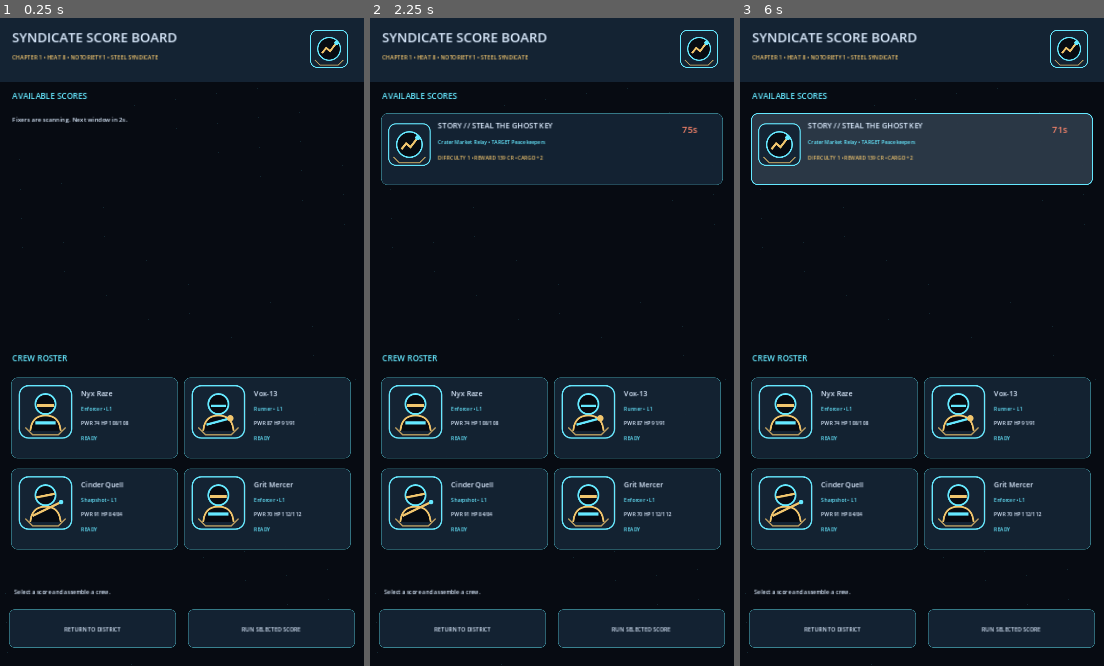
Above: before the commit, frames 1-3 (left to right).
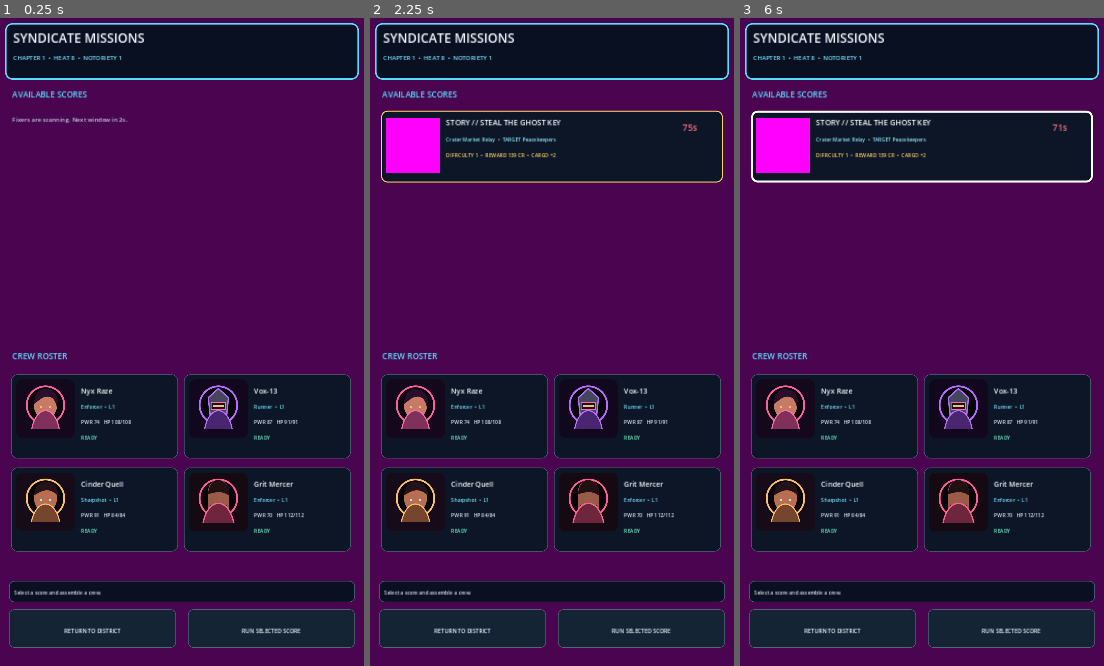
Above: after the commit, the same moments.

Repository: POTD725/Syndicate-Rising
Game: Godot game, scene res://scenes/SyndicateScores.tscn
Same seed, same stepped clock (60 frames per second), same inputs: the game is played once before the commit and once after it. This scene is started directly instead of the project's main scene.
Inputs (mouse positions are in pixels of both pictures, inside the frame that each line leads up to):
- Up to frame 1 (0.25 s): no input
- Up to frame 2 (2.25 s): tap Enter at 0.5, 2 s; move the mouse to (632, 309) at 0.52 s; click (632, 309) at 0.67 s; tap Space at 1.25 s; drag from (479, 374) to (533, 471) at 1.27 s; move the mouse to (588, 199) at 2.02 s; click (588, 199) at 2.17 s
- Up to frame 3 (6 s): tap Space at 2.75, 4.25 s; drag from (903, 471) to (812, 244) at 2.77 s; tap Enter at 3.5 s; move the mouse to (1031, 439) at 3.52 s; click (1031, 439) at 3.67 s; drag from (812, 244) to (867, 180) at 4.27 s; move the mouse to (940, 342) at 5.02 s; click (940, 342) at 5.17 s; drag from (867, 180) to (849, 374) at 5.77 s

The runs differ from the first frame. In frame 1, 69% of the frame differs, in the area x 0-100%, y 0-100%; in frame 2, 61%; in frame 3, 69%.

Commit message:
Route mission selection through approved graphics

Diff:
--- a/scenes/SyndicateScores.tscn
+++ b/scenes/SyndicateScores.tscn
@@ -1,6 +1,6 @@
 [gd_scene load_steps=2 format=3]
 
-[ext_resource type="Script" path="res://scripts/syndicate_skinned_scores.gd" id="1"]
+[ext_resource type="Script" path="res://scripts/syndicate_approved_scores.gd" id="1"]
 
 [node name="SyndicateScores" type="Node2D"]
 script = ExtResource("1")
